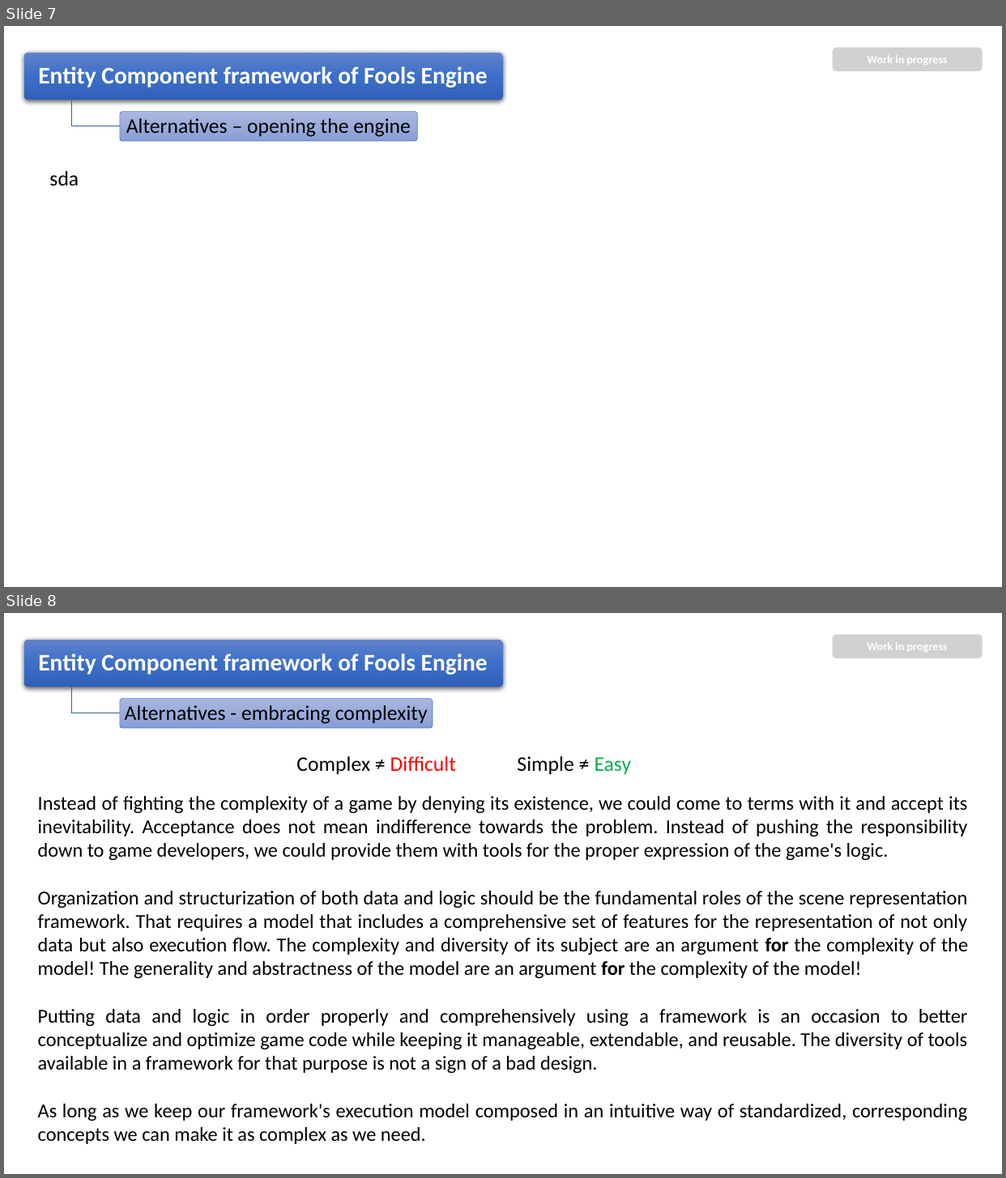
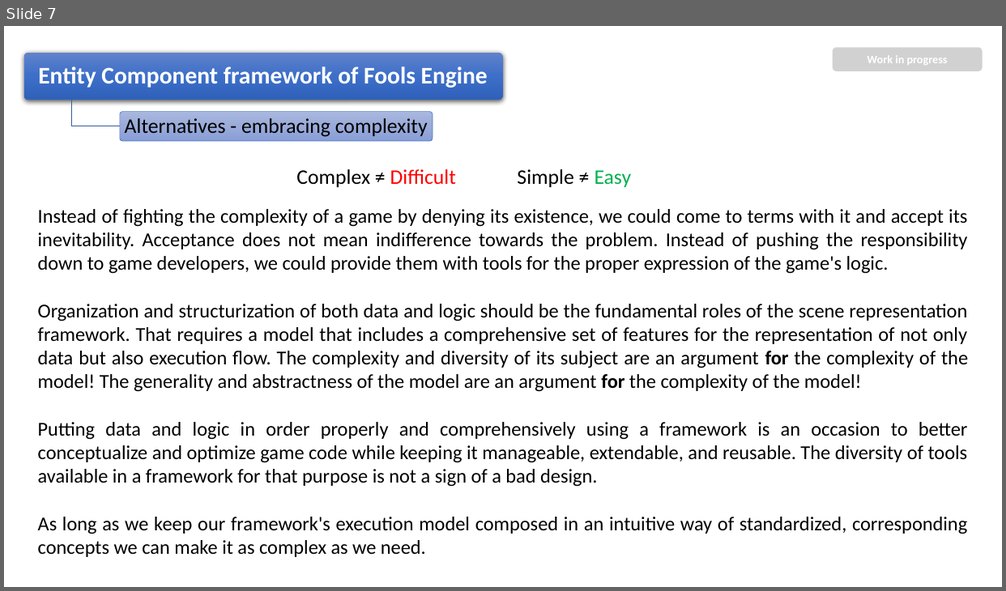
Before and after one commit to pawel-kaleta/FoolsEngine, a slide deck: Documentation/Entity Component Framework.pptx. Shown one above the other, each under a label of ours: slides 7 and 8 before the commit, slide 7 after it. The pictures are 1006x1178 and 1006x591 pixels, drawn with LibreOffice and Linux fonts; fonts in the diff are those of the drawing. Boxes give left, top, right and bottom in pixels: in the first picture for what was removed or moved away, otherwise in the second. Text is boxed around its words. In the diff, an @@ line names an element or a change of style, - is before the commit and + after.

```diff
--- a/Documentation/Entity Component Framework.pptx
+++ b/Documentation/Entity Component Framework.pptx
@@ slide 7 removed at bbox=[4, 26, 1002, 587], background #FFFFFF @@
@@ rounded rectangle removed at bbox=[833, 47, 982, 71] @@
-Work in progress
@@ group removed at bbox=[24, 52, 503, 140]: 2 rounded rectangles, 2 texts, 1 freeform shape @@
-Entity Component framework of Fools Engine
-Alternatives – opening the engine
@@ text removed at bbox=[49, 171, 79, 186] @@
-sda
@@ what was slide 8 is now slide 7 @@
```
Also in this commit, not shown: 7 slides changed, 39 other files.
